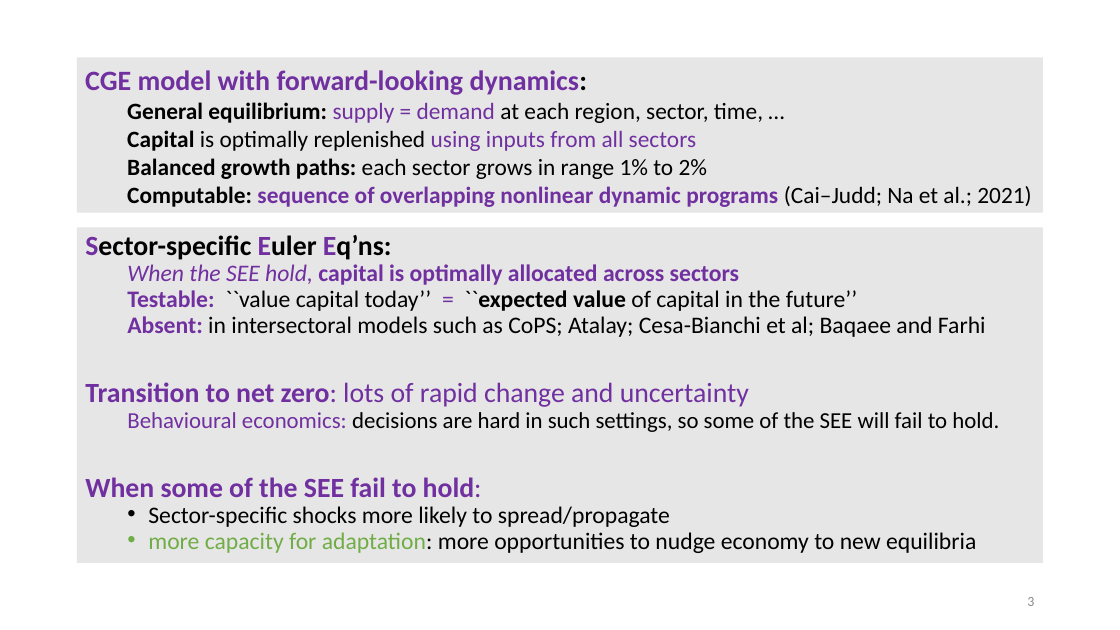
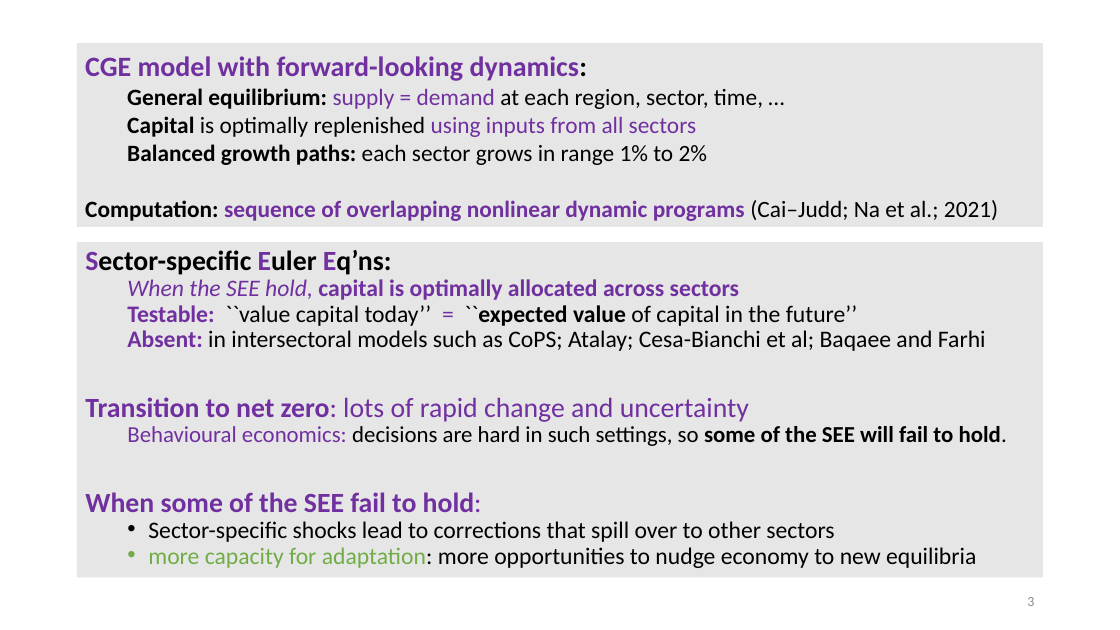
Before and after one commit to patrickocal/gladstone, a slide deck: slide 3 of powerpoint/glad-slides.pptx. Drawn at 1120x630 pixels with LibreOffice and Linux fonts; fonts in the diff are those of the drawing. Boxes give left, top, right and bottom in pixels: in the first picture for what was removed or moved away, otherwise in the second. Text is boxed around its words. In the diff, an @@ line names an element or a change of style, - is before the commit and + after.

```diff
--- a/powerpoint/glad-slides.pptx
+++ b/powerpoint/glad-slides.pptx
@@ rectangle "CGE model with forward-looking dynamics:": place and size @@
-rectangle "CGE model with forward-looking dynamics:" at bbox=[77, 57, 1044, 213]
+rectangle "CGE model with forward-looking dynamics:" at bbox=[77, 43, 1044, 227]
@@ text in rectangle at bbox=[85, 200, 998, 221]: text changed @@
-  Computable: sequence of overlapping nonlinear dynamic programs (Cai–Judd; Na et al.; 2021)
+Computation: sequence of overlapping nonlinear dynamic programs (Cai–Judd; Na et al.; 2021)
@@ text "Sector-specific Euler Eq’ns:": place and size @@
-text "Sector-specific Euler Eq’ns:" at bbox=[77, 228, 1044, 563]
+text "Sector-specific Euler Eq’ns:" at bbox=[77, 242, 1044, 577]
@@ text at bbox=[127, 426, 1007, 446]: bold on in "some of the SEE will fail to ..." @@
@@ text at bbox=[148, 521, 834, 542]: text changed @@
-  • Sector-specific shocks more likely to spread/propagate
+  • Sector-specific shocks lead to corrections that spill over to other sectors
```
Also in this commit, not shown: 9 other slides changed, 1 other file.
